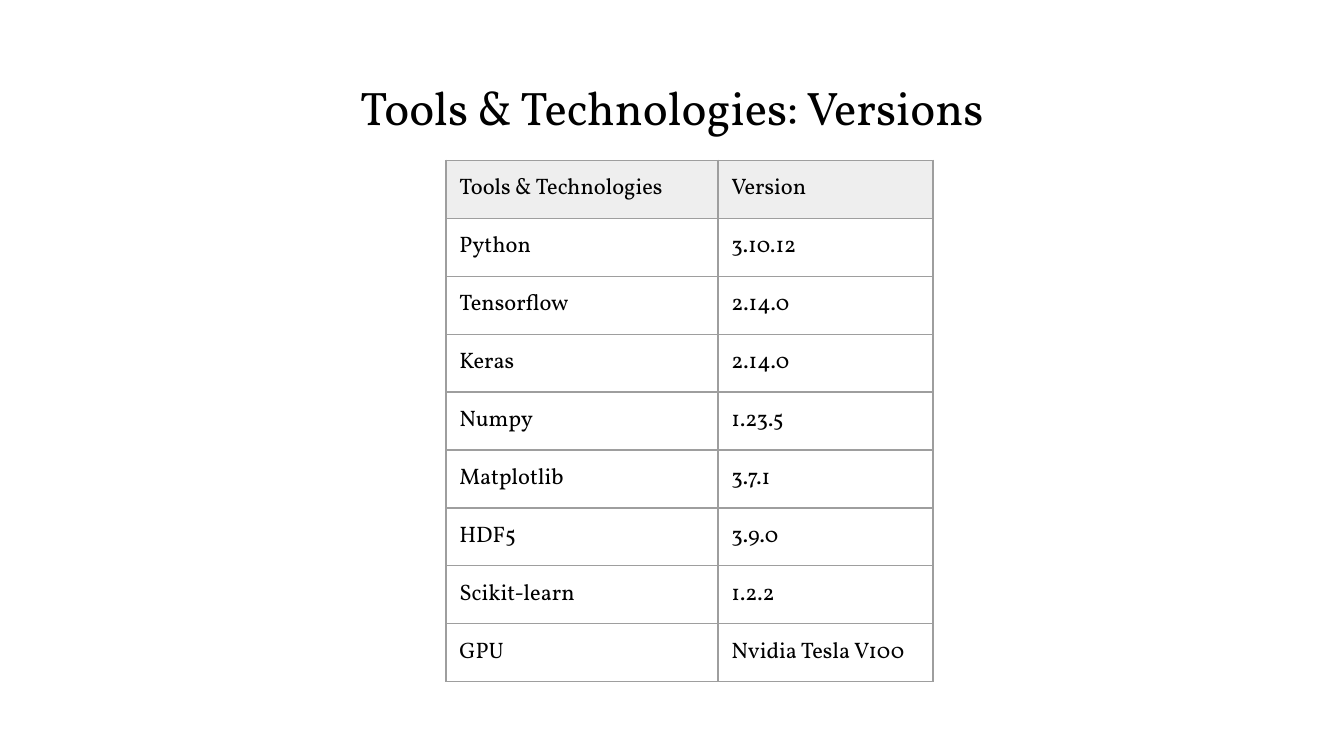
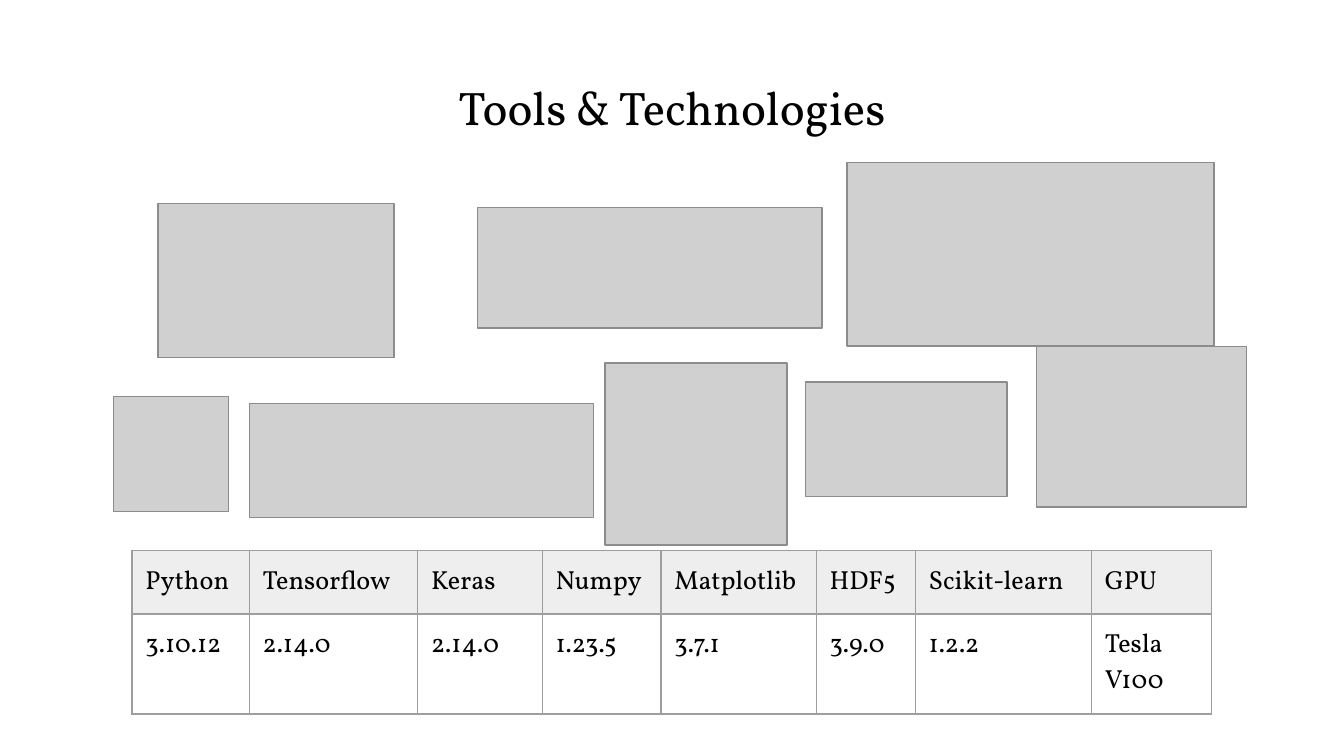
Before and after one commit to naik24/Semantic-Segmentation-for-Self-Driving-Cars, a slide deck: slide 9 of Semantic Segmentation for Self Driving Cars.pptx (slide 10 before the commit). Drawn at 1344x756 pixels with LibreOffice and Linux fonts; fonts in the diff are those of the drawing; grey boxes stand for pictures. Boxes give left, top, right and bottom in pixels: in the first picture for what was removed or moved away, otherwise in the second. Text is boxed around its words. In the diff, an @@ line names an element or a change of style, - is before the commit and + after.

```diff
--- a/Semantic Segmentation for Self Driving Cars.pptx
+++ b/Semantic Segmentation for Self Driving Cars.pptx
@@ title at <box>458,91,886,137</box>: text changed @@
-Tools & Technologies: Versions
+Tools & Technologies
@@ picture added at <box>847,163,1214,347</box> @@
@@ picture added at <box>159,204,395,358</box> @@
@@ picture added at <box>478,208,823,329</box> @@
@@ picture added at <box>1036,347,1246,508</box> @@
@@ picture added at <box>605,363,786,544</box> @@
@@ picture added at <box>805,382,1007,496</box> @@
@@ picture added at <box>113,396,227,511</box> @@
@@ picture added at <box>250,403,594,517</box> @@
@@ table at <box>132,551,1212,756</box> @@
-Tools & Technologies | Version
-Python | 3.10.12
-Tensorflow | 2.14.0
-Keras | 2.14.0
-Numpy | 1.23.5
-Matplotlib | 3.7.1
-HDF5 | 3.9.0
-Scikit-learn | 1.2.2
-GPU | Nvidia Tesla V100
+Python | Tensorflow | Keras | Numpy | Matplotlib | HDF5 | Scikit-learn | GPU
+3.10.12 | 2.14.0 | 2.14.0 | 1.23.5 | 3.7.1 | 3.9.0 | 1.2.2 | Tesla V100
@@ table: place and size @@
-table at <box>446,160,933,663</box>
+table at <box>132,551,1212,756</box>
```
Also in this commit, not shown: 1 slide removed, 10 other files.
